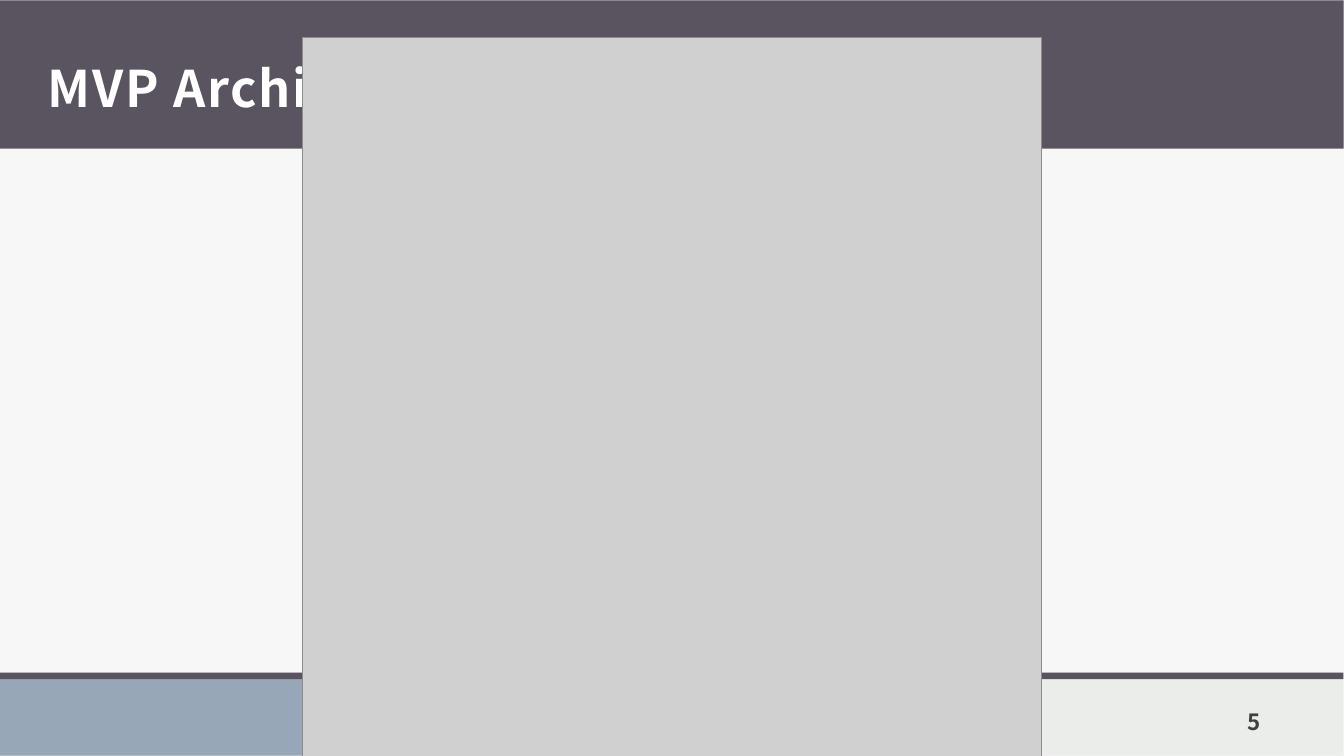
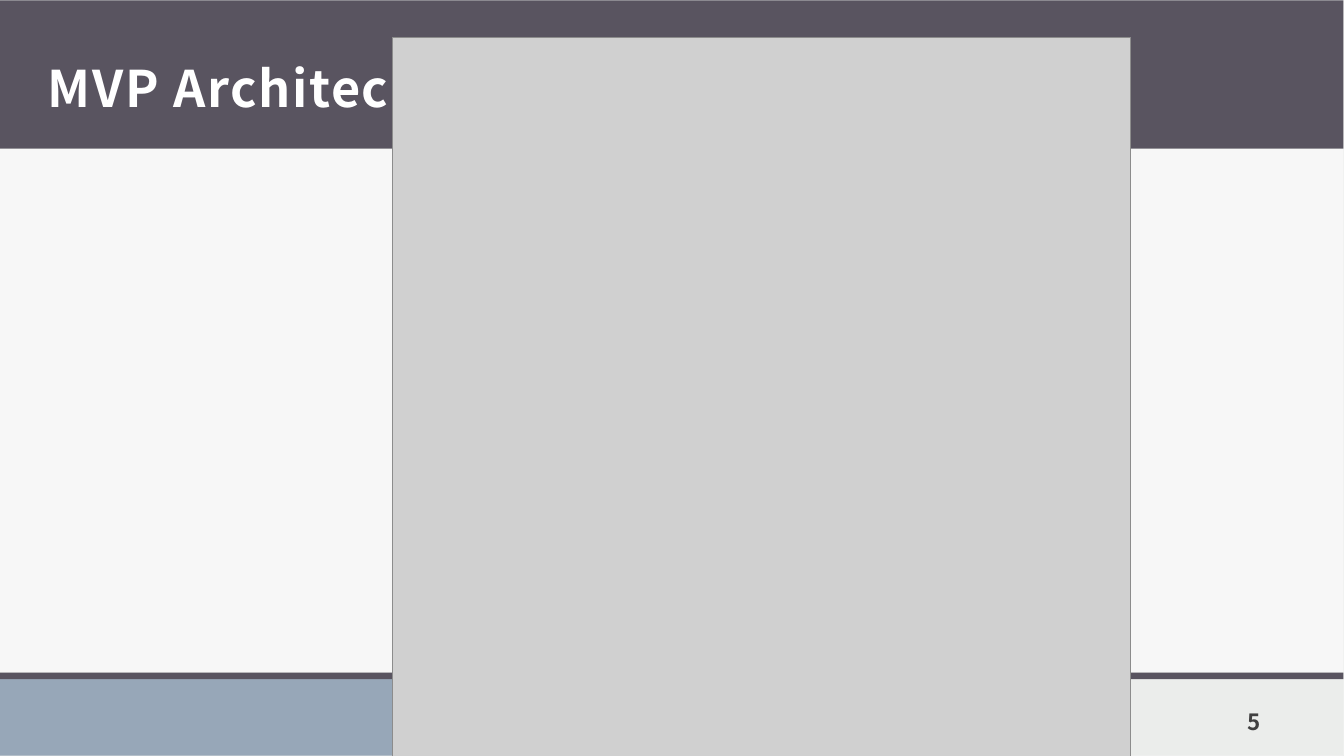
Before and after one commit to RobertoPirrone/digitaltechne, a slide deck: slide 5 of src/docs/presentations/21maggio.pptx. Drawn at 1344x756 pixels with LibreOffice and Linux fonts; fonts in the diff are those of the drawing; grey boxes stand for pictures. Boxes give left, top, right and bottom in pixels: in the first picture for what was removed or moved away, otherwise in the second. Text is boxed around its words. In the diff, an @@ line names an element or a change of style, - is before the commit and + after.

```diff
--- a/src/docs/presentations/21maggio.pptx
+++ b/src/docs/presentations/21maggio.pptx
@@ title "MVP Architecure" at <box>48,56,476,120</box>: letter spacing 1.3 to 1.2 pt @@
@@ picture: place and size @@
-picture at <box>302,37,1042,756</box>
+picture at <box>392,37,1131,756</box>
```
Also in this commit, not shown: 5 other slides changed, 7 other files.
